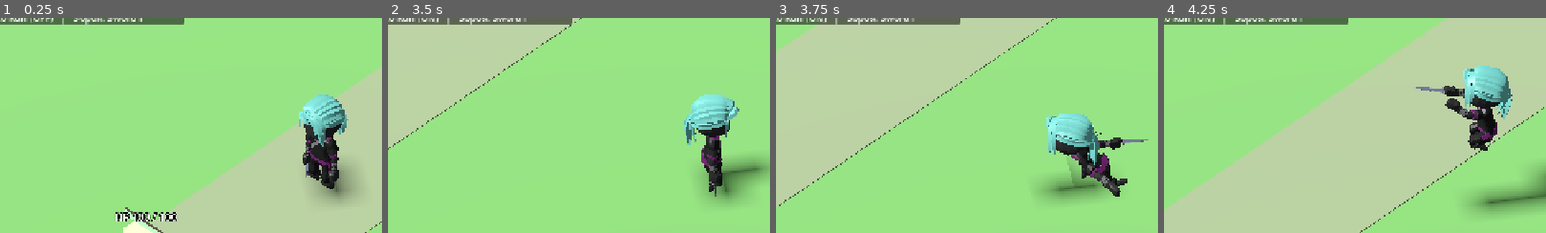
Above: before the commit, frames 1-4 (left to right).
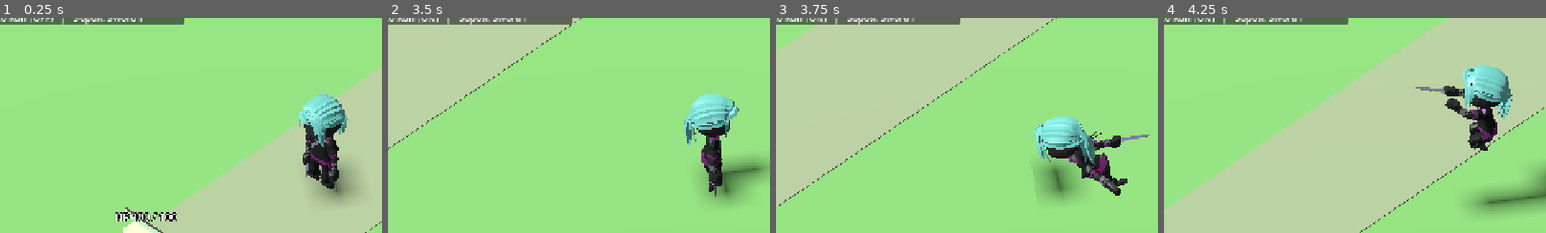
Above: after the commit, the same moments.

Repository: levian47/riskfate-3d-pro
Game: Godot game, scene res://main.tscn
Two runs of this game, one before a commit and one after it. Both use one fixed random seed, a clock stepped at 60 frames per second and the inputs below.
Inputs (mouse positions are % of the whole screen's width and height, from its top left):
- Up to frame 1 (0.25 s): no input
- Up to frame 2 (3.5 s): tap Enter at 0.5 s; move the mouse to (72, 45) at 0.52 s; hold D 0.53-1.25 s; hold Shift 0.53-1.25 s; click (72, 45) at 0.67 s; tap Space at 0.77 s; drag from (30, 55) to (45, 70) at 1.27 s; move the mouse to (60, 28) at 2.02 s; hold D 2.03-2.75 s; tap R at 2.1 s; drag from (45, 70) to (20, 35) at 2.77 s
- Up to frame 3 (3.75 s): move the mouse to (80, 65) at 3.52 s; hold A from 3.53 s (still down); hold Shift from 3.53 s (still down)
- Up to frame 4 (4.25 s): keep holding A; keep holding Shift; tap Space at 3.77 s
The pictures show only the part of the screen within x 8-58%, y 19-69%; the shares and areas given below are measured in that part.

Frames 1-2 are identical in both runs. In frame 3, 4.3% of the frame differs, in the area x 67-98%, y 44-84%; in frame 4, nothing differs.

Commit message:
Create ~42-degree Naruto torso pose with level forward gaze and natural native leg run

Diff:
--- a/assets/animations/naruto_run_fullbody.tres
+++ b/assets/animations/naruto_run_fullbody.tres
@@ -25,7 +25,7 @@
 tracks/2/path = NodePath("CharacterArmature/Skeleton3D:Neck")
 tracks/2/interp = 1
 tracks/2/loop_wrap = true
-tracks/2/keys = PackedFloat32Array(0, 1, -0.527433567, 0, 0, 0.849596276, 0.03421053, 1, -0.527433567, 0, 0, 0.849596276, 0.06842105, 1, -0.527433567, 0, 0, 0.849596276, 0.10263158, 1, -0.527433567, 0, 0, 0.849596276, 0.1368421, 1, -0.527433567, 0, 0, 0.849596276, 0.17105263, 1, -0.527433567, 0, 0, 0.849596276, 0.20526315, 1, -0.527433567, 0, 0, 0.849596276, 0.23947368, 1, -0.527433567, 0, 0, 0.849596276, 0.2736842, 1, -0.527433567, 0, 0, 0.849596276, 0.30789473, 1, -0.527433567, 0, 0, 0.849596276, 0.34210525, 1, -0.527433567, 0, 0, 0.849596276, 0.37631578, 1, -0.527433567, 0, 0, 0.849596276, 0.4105263, 1, -0.527433567, 0, 0, 0.849596276, 0.44473683, 1, -0.527433567, 0, 0, 0.849596276, 0.47894735, 1, -0.527433567, 0, 0, 0.849596276, 0.51315788, 1, -0.527433567, 0, 0, 0.849596276, 0.5473684, 1, -0.527433567, 0, 0, 0.849596276, 0.58157893, 1, -0.527433567, 0, 0, 0.849596276, 0.61578945, 1, -0.527433567, 0, 0, 0.849596276, 0.64999998, 1, -0.527433567, 0, 0, 0.849596276)
+tracks/2/keys = PackedFloat32Array(0, 1, -0.435737238, 0, 0, 0.900073919, 0.03421053, 1, -0.435737238, 0, 0, 0.900073919, 0.06842105, 1, -0.435737238, 0, 0, 0.900073919, 0.10263158, 1, -0.435737238, 0, 0, 0.900073919, 0.1368421, 1, -0.435737238, 0, 0, 0.900073919, 0.17105263, 1, -0.435737238, 0, 0, 0.900073919, 0.20526315, 1, -0.435737238, 0, 0, 0.900073919, 0.23947368, 1, -0.435737238, 0, 0, 0.900073919, 0.2736842, 1, -0.435737238, 0, 0, 0.900073919, 0.30789473, 1, -0.435737238, 0, 0, 0.900073919, 0.34210525, 1, -0.435737238, 0, 0, 0.900073919, 0.37631578, 1, -0.435737238, 0, 0, 0.900073919, 0.4105263, 1, -0.435737238, 0, 0, 0.900073919, 0.44473683, 1, -0.435737238, 0, 0, 0.900073919, 0.47894735, 1, -0.435737238, 0, 0, 0.900073919, 0.51315788, 1, -0.435737238, 0, 0, 0.900073919, 0.5473684, 1, -0.435737238, 0, 0, 0.900073919, 0.58157893, 1, -0.435737238, 0, 0, 0.900073919, 0.61578945, 1, -0.435737238, 0, 0, 0.900073919, 0.64999998, 1, -0.435737238, 0, 0, 0.900073919)
 tracks/3/type = "rotation_3d"
 tracks/3/imported = false
 tracks/3/enabled = true
@@ -95,4 +95,4 @@
 tracks/12/path = NodePath("CharacterArmature/Skeleton3D:Hips")
 tracks/12/interp = 1
 tracks/12/loop_wrap = true
-tracks/12/keys = PackedFloat32Array(0, 1, 0.293872022, 0, 0, 0.955844775, 0.03421053, 1, 0.293872022, 0, 0, 0.955844775, 0.06842105, 1, 0.293872022, 0, 0, 0.955844775, 0.10263158, 1, 0.293872022, 0, 0, 0.955844775, 0.1368421, 1, 0.293872022, 0, 0, 0.955844775, 0.17105263, 1, 0.293872022, 0, 0, 0.955844775, 0.20526315, 1, 0.293872022, 0, 0, 0.955844775, 0.23947368, 1, 0.293872022, 0, 0, 0.955844775, 0.2736842, 1, 0.293872022, 0, 0, 0.955844775, 0.30789473, 1, 0.293872022, 0, 0, 0.955844775, 0.34210525, 1, 0.293872022, 0, 0, 0.955844775, 0.37631578, 1, 0.293872022, 0, 0, 0.955844775, 0.4105263, 1, 0.293872022, 0, 0, 0.955844775, 0.44473683, 1, 0.293872022, 0, 0, 0.955844775, 0.47894735, 1, 0.293872022, 0, 0, 0.955844775, 0.51315788, 1, 0.293872022, 0, 0, 0.955844775, 0.5473684, 1, 0.293872022, 0, 0, 0.955844775, 0.58157893, 1, 0.293872022, 0, 0, 0.955844775, 0.61578945, 1, 0.293872022, 0, 0, 0.955844775, 0.64999998, 1, 0.293872022, 0, 0, 0.955844775)
+tracks/12/keys = PackedFloat32Array(0, 1, 0.359832526, 0, 0, 0.933016910, 0.03421053, 1, 0.359832526, 0, 0, 0.933016910, 0.06842105, 1, 0.359832526, 0, 0, 0.933016910, 0.10263158, 1, 0.359832526, 0, 0, 0.933016910, 0.1368421, 1, 0.359832526, 0, 0, 0.933016910, 0.17105263, 1, 0.359832526, 0, 0, 0.933016910, 0.20526315, 1, 0.359832526, 0, 0, 0.933016910, 0.23947368, 1, 0.359832526, 0, 0, 0.933016910, 0.2736842, 1, 0.359832526, 0, 0, 0.933016910, 0.30789473, 1, 0.359832526, 0, 0, 0.933016910, 0.34210525, 1, 0.359832526, 0, 0, 0.933016910, 0.37631578, 1, 0.359832526, 0, 0, 0.933016910, 0.4105263, 1, 0.359832526, 0, 0, 0.933016910, 0.44473683, 1, 0.359832526, 0, 0, 0.933016910, 0.47894735, 1, 0.359832526, 0, 0, 0.933016910, 0.51315788, 1, 0.359832526, 0, 0, 0.933016910, 0.5473684, 1, 0.359832526, 0, 0, 0.933016910, 0.58157893, 1, 0.359832526, 0, 0, 0.933016910, 0.61578945, 1, 0.359832526, 0, 0, 0.933016910, 0.64999998, 1, 0.359832526, 0, 0, 0.933016910)
